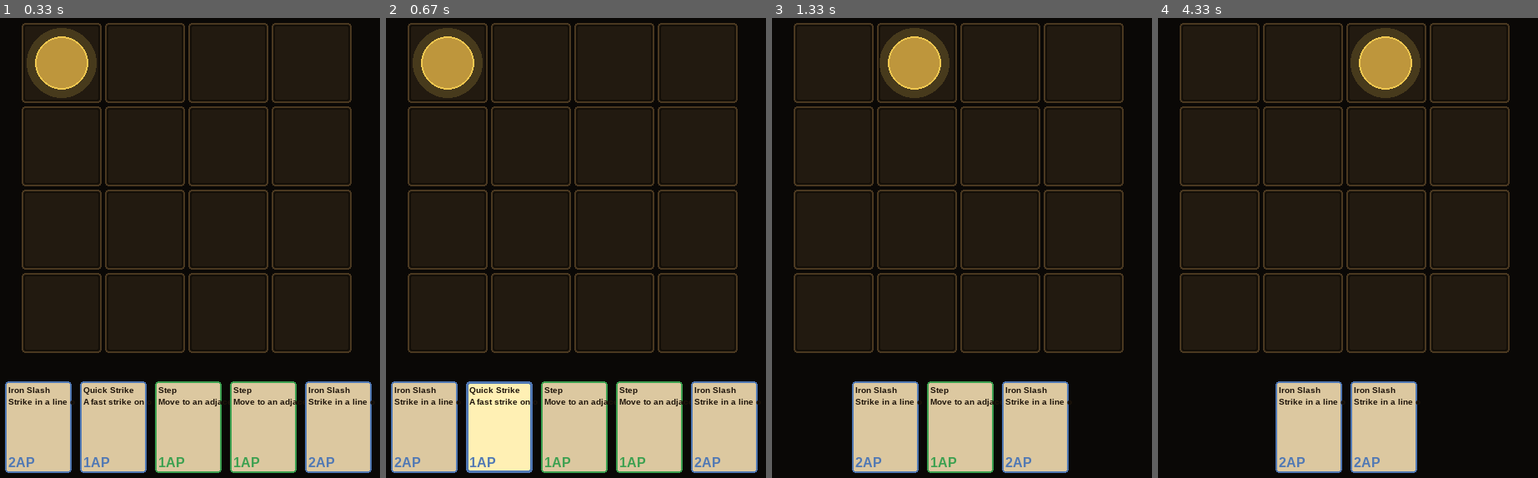
Above: before the commit, frames 1-4 (left to right).
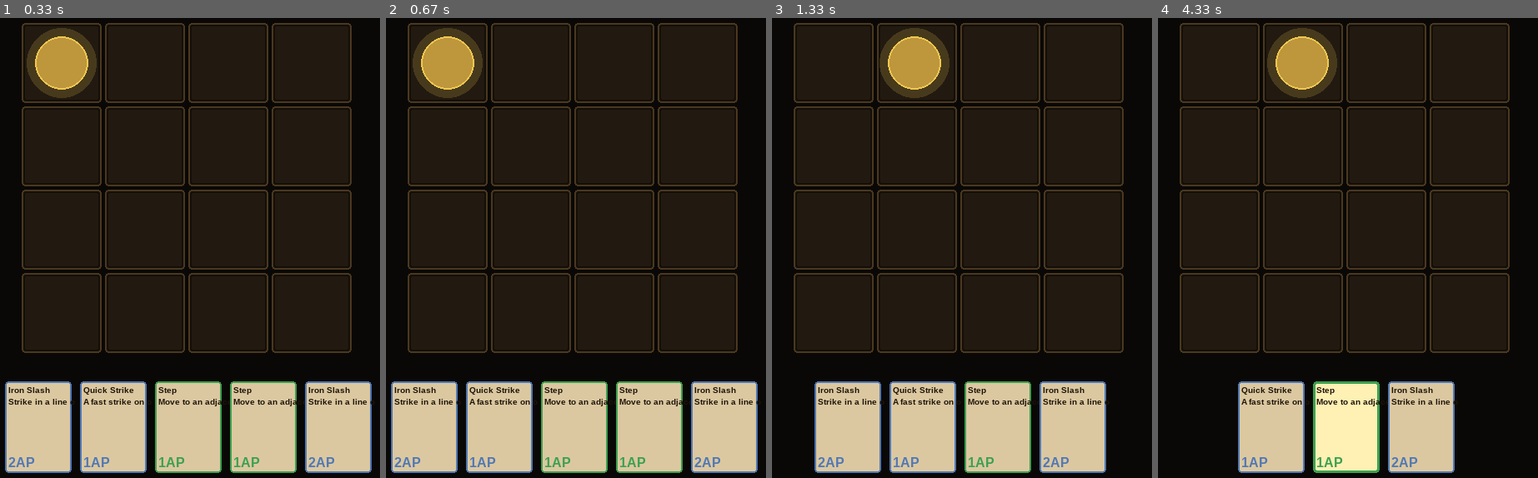
Above: after the commit, the same moments.

Repository: ParanyuLion/pygame-cardgame
Game: pygame game, started from main.py
Two runs of this game, one before a commit and one after it. Both use one fixed random seed, a clock stepped at 60 frames per second and the inputs below.
Inputs (mouse positions are in pixels of both pictures, inside the frame that each line leads up to):
- Up to frame 1 (0.33 s): no input
- Up to frame 2 (0.67 s): press the mouse at (500, 427) at 0.37 s; move the mouse to (560, 409) at 0.47 s; release the mouse at (621, 395) at 0.6 s
- Up to frame 3 (1.33 s): click (817, 179) at 0.72 s; hold Right from 1 s (still down)
- Up to frame 4 (4.33 s): release Right at 1.47 s; click "Iron Slash" at 1.55 s; press the mouse at (1203, 179) at 1.87 s; move the mouse to (1237, 123) at 1.97 s; release the mouse at (1272, 73) at 2.1 s; hold Up 2.17-2.47 s; click (1272, 427) at 2.55 s, where only the run after the commit has a clickable "Quick Strike"; hold Right 2.83-3.3 s; click (1348, 427) at 3.95 s, where only the run after the commit has a clickable "Step"

Frame 1 is identical in both runs. In frame 2, 3.0% of the frame differs, in the area x 21-39%, y 79-99%; in frame 3, 8.2%; in frame 4, 13%, in the area x 21-79%, y 2-99%.

Commit message:
feat: wire drag-to-fuse UI -- Phase 3 complete

Diff:
--- a/src/presentation/input_handler.py
+++ b/src/presentation/input_handler.py
@@ -4,6 +4,7 @@
 from src.domain.entities.player import InsufficientAPError
 from src.use_cases.move_entity import MoveEntityUseCase
 from src.use_cases.play_card import PlayCardUseCase
+from src.use_cases.fuse_cards import FuseCardsUseCase
 from src.presentation.renderers.hand_renderer import HandRenderer
 from src.presentation.renderers.grid_renderer import GridRenderer
 
@@ -18,27 +19,40 @@
     pygame.K_d:     (1,  0),
 }
 
+_DRAG_THRESHOLD = 8  # Manhattan distance in pixels to confirm drag intent
+
+
 class InputHandler:
     def __init__(
         self,
         move_use_case: MoveEntityUseCase,
         play_use_case: PlayCardUseCase,
+        fuse_use_case: FuseCardsUseCase,
         battle_repo: IBattleRepository,
         hand_renderer: HandRenderer,
         grid_renderer: GridRenderer,
     ) -> None:
         self._move = move_use_case
         self._play = play_use_case
+        self._fuse = fuse_use_case
         self._repo = battle_repo
         self._hand_renderer = hand_renderer
         self._grid_renderer = grid_renderer
         self._selected_card_id: str | None = None
+        self._drag_card_id: str | None = None
+        self._drag_start: tuple[int, int] | None = None
+        self._drag_pos: tuple[int, int] | None = None
+        self._dragging: bool = False
 
     def handle_event(self, event: pygame.event.Event) -> None:
         if event.type == pygame.KEYDOWN:
             self._handle_key(event)
         elif event.type == pygame.MOUSEBUTTONDOWN and event.button == 1:
-            self._handle_click(event.pos)
+            self._handle_mouse_down(event.pos)
+        elif event.type == pygame.MOUSEMOTION:
+            self._handle_mouse_motion(event.pos, event.buttons)
+        elif event.type == pygame.MOUSEBUTTONUP and event.button == 1:
+            self._handle_mouse_up(event.pos)
 
     def _handle_key(self, event: pygame.event.Event) -> None:
         if event.key not in _ARROW_TO_OFFSET:
@@ -53,9 +67,53 @@
         except (InsufficientAPError, ValueError):
             pass
 
+    def _handle_mouse_down(self, pos: tuple[int, int]) -> None:
+        state = self._repo.get()
+        clicked_card = self._hand_renderer.card_at_point(pos, state.hand)
+        if clicked_card is not None:
+            self._drag_card_id = clicked_card.id
+            self._drag_start = pos
+            self._drag_pos = pos
+            self._dragging = False
+
+    def _handle_mouse_motion(
+        self, pos: tuple[int, int], buttons: tuple[int, int, int]
+    ) -> None:
+        if not buttons[0] or self._drag_card_id is None:
+            return
+        self._drag_pos = pos
+        if not self._dragging and self._drag_start is not None:
+            dx = abs(pos[0] - self._drag_start[0])
+            dy = abs(pos[1] - self._drag_start[1])
+            if dx + dy > _DRAG_THRESHOLD:
+                self._dragging = True
+        if self._dragging:
+            state = self._repo.get()
+            drag_card = next(
+                (c for c in state.hand if c.id == self._drag_card_id), None
+            )
+            if drag_card is not None:
+                self._hand_renderer.set_drag(drag_card, pos)
+
+    def _handle_mouse_up(self, pos: tuple[int, int]) -> None:
+        if self._dragging and self._drag_card_id is not None:
+            self._hand_renderer.clear_drag()
+            state = self._repo.get()
+            target_card = self._hand_renderer.card_at_point(pos, state.hand)
+            if target_card is not None and target_card.id != self._drag_card_id:
+                try:
+                    self._fuse.execute(self._drag_card_id, target_card.id)
+                except ValueError:
+                    pass
+        else:
+            self._handle_click(pos)
+        self._drag_card_id = None
+        self._drag_start = None
+        self._drag_pos = None
+        self._dragging = False
+
     def _handle_click(self, pos: tuple[int, int]) -> None:
         state = self._repo.get()
-
         clicked_card = self._hand_renderer.card_at_point(pos, state.hand)
         if clicked_card is not None:
             if self._selected_card_id == clicked_card.id:
@@ -64,10 +122,8 @@
                 self._selected_card_id = clicked_card.id
             self._hand_renderer.set_selected(self._selected_card_id)
             return
-
         if self._selected_card_id is None:
             return
-
         try:
             self._play.execute(self._selected_card_id)
             self._selected_card_id = None
--- a/src/presentation/scenes/battle_scene.py
+++ b/src/presentation/scenes/battle_scene.py
@@ -3,12 +3,14 @@
 from src.domain.interfaces import IBattleRepository, IEventBus
 from src.use_cases.move_entity import MoveEntityUseCase
 from src.use_cases.play_card import PlayCardUseCase
+from src.use_cases.fuse_cards import FuseCardsUseCase
 from src.presentation.renderers.grid_renderer import GridRenderer
 from src.presentation.renderers.entity_renderer import EntityRenderer
 from src.presentation.renderers.hand_renderer import HandRenderer
 from src.presentation.input_handler import InputHandler
 
 COLOR_BG = (10, 8, 6)
+
 
 class BattleScene:
     def __init__(
@@ -19,12 +21,14 @@
         self._repo = battle_repo
         move_use_case = MoveEntityUseCase(battle_repo, event_bus)
         play_use_case = PlayCardUseCase(battle_repo, event_bus)
+        fuse_use_case = FuseCardsUseCase(battle_repo, event_bus)
         self._grid_renderer = GridRenderer()
         self._entity_renderer = EntityRenderer(self._grid_renderer)
         self._hand_renderer = HandRenderer()
         self._input_handler = InputHandler(
             move_use_case,
             play_use_case,
+            fuse_use_case,
             battle_repo,
             self._hand_renderer,
             self._grid_renderer,
--- /dev/null
+++ b/tests/presentation/test_input_handler_drag.py
@@ -0,0 +1,99 @@
+import pygame
+from unittest.mock import MagicMock
+from src.domain.battle_state import BattleState
+from src.domain.entities.grid import Grid
+from src.domain.entities.player import Player
+from src.domain.entities.card import Card
+from src.domain.value_objects.position import Position
+from src.domain.value_objects.card_tag import CardTag
+from src.domain.value_objects.attack_pattern import AttackPattern
+from src.presentation.input_handler import InputHandler
+from src.presentation.renderers.hand_renderer import HandRenderer
+from src.presentation.renderers.grid_renderer import GridRenderer
+
+
+def _card(id: str, tags: list[str] | None = None) -> Card:
+    return Card(
+        id=id, name=id,
+        tags=[CardTag(t) for t in (tags or ["Blade"])],
+        ap_cost=1, pattern=AttackPattern.single(), damage=0,
+    )
+
+
+def _make_state(hand_cards: list[Card]) -> BattleState:
+    grid = Grid()
+    player = Player(id="player", position=Position(0, 0), hp=30, max_hp=30, ap=3, max_ap=3)
+    state = BattleState(player=player, grid=grid)
+    state.hand = list(hand_cards)
+    return state
+
+
+def _make_handler(state: BattleState) -> tuple[InputHandler, MagicMock, HandRenderer]:
+    repo = MagicMock()
+    repo.get.return_value = state
+    move = MagicMock()
+    play = MagicMock()
+    fuse = MagicMock()
+    hand_renderer = HandRenderer()
+    grid_renderer = GridRenderer()
+    handler = InputHandler(move, play, fuse, repo, hand_renderer, grid_renderer)
+    return handler, fuse, hand_renderer
+
+
+def test_drag_onto_different_card_calls_fuse():
+    card_a = _card("a_1")
+    card_b = _card("b_1")
+    state = _make_state([card_a, card_b])
+    handler, fuse, hand_renderer = _make_handler(state)
+
+    rect_a = hand_renderer.card_rect(0, 2)
+    rect_b = hand_renderer.card_rect(1, 2)
+    center_a = rect_a.center
+    center_b = rect_b.center
+
+    # Press on card_a
+    handler.handle_event(pygame.event.Event(pygame.MOUSEBUTTONDOWN, button=1, pos=center_a))
+    # Move far enough to trigger drag (cards are 90px apart)
+    handler.handle_event(pygame.event.Event(
+        pygame.MOUSEMOTION, pos=center_b, buttons=(1, 0, 0), rel=(0, 0),
+    ))
+    # Release on card_b
+    handler.handle_event(pygame.event.Event(pygame.MOUSEBUTTONUP, button=1, pos=center_b))
+
+    fuse.execute.assert_called_once_with("a_1", "b_1")
+
+
+def test_drag_onto_same_card_does_not_fuse():
+    card_a = _card("a_1")
+    card_b = _card("b_1")
+    state = _make_state([card_a, card_b])
+    handler, fuse, hand_renderer = _make_handler(state)
+
+    rect_a = hand_renderer.card_rect(0, 2)
+    center_a = rect_a.center
+
+    handler.handle_event(pygame.event.Event(pygame.MOUSEBUTTONDOWN, button=1, pos=center_a))
+    handler.handle_event(pygame.event.Event(
+        pygame.MOUSEMOTION,
+        pos=(center_a[0] + 20, center_a[1]),
+        buttons=(1, 0, 0),
+        rel=(0, 0),
+    ))
+    handler.handle_event(pygame.event.Event(pygame.MOUSEBUTTONUP, button=1, pos=center_a))
+
+    fuse.execute.assert_not_called()
+
+
+def test_click_card_without_drag_selects_it():
+    card_a = _card("a_1")
+    state = _make_state([card_a])
+    handler, fuse, hand_renderer = _make_handler(state)
+
+    rect = hand_renderer.card_rect(0, 1)
+    center = rect.center
+    # Quick click (no MOUSEMOTION → _dragging stays False)
+    handler.handle_event(pygame.event.Event(pygame.MOUSEBUTTONDOWN, button=1, pos=center))
+    handler.handle_event(pygame.event.Event(pygame.MOUSEBUTTONUP, button=1, pos=center))
+
+    assert handler._selected_card_id == "a_1"
+    fuse.execute.assert_not_called()
